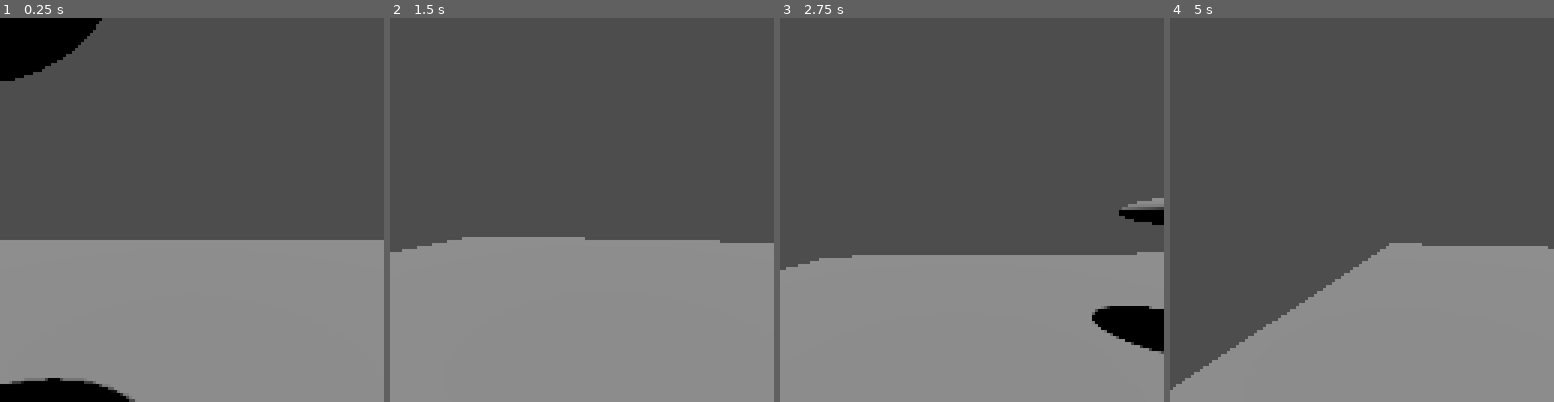
Above: before the commit, frames 1-4 (left to right).
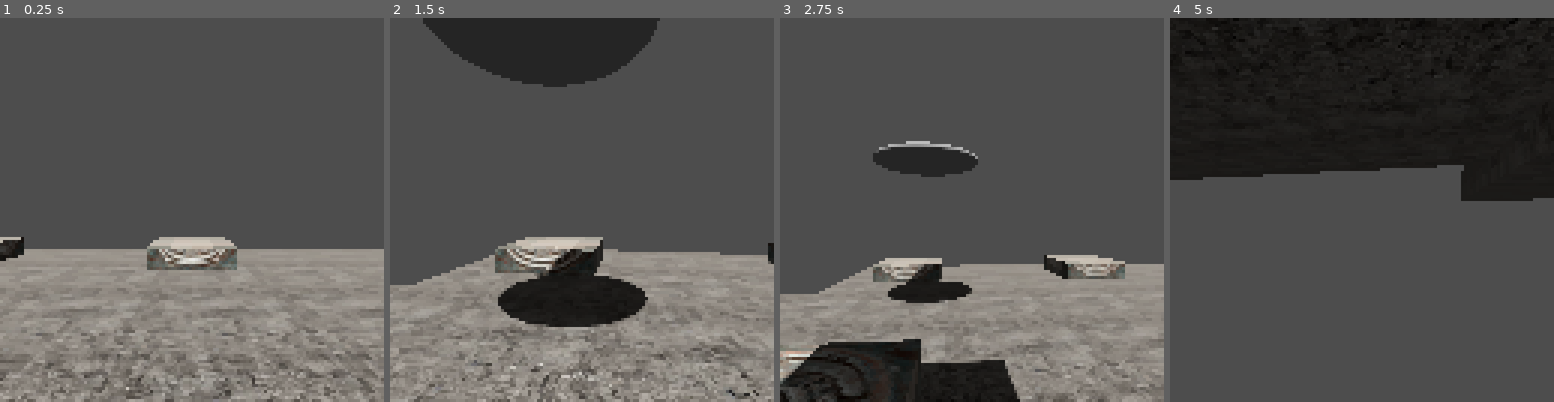
Above: after the commit, the same moments.

Repository: xorqu/potokk
Game: Godot game, scene res://levels/level1.tscn
Same seed, same stepped clock (60 frames per second), same inputs: the game is played once before the commit and once after it.
Inputs (mouse positions are in pixels of both pictures, inside the frame that each line leads up to):
- Up to frame 1 (0.25 s): no input
- Up to frame 2 (1.5 s): tap Enter at 0.5 s; move the mouse to (601, 210) at 0.52 s; hold A (a) 0.53-1.28 s; tap D (d) at 0.8, 1.35 s; move the mouse to (562, 210) at 1.27 s
- Up to frame 3 (2.75 s): tap S (s) at 1.55 s; tap Space (space) at 2 s; move the mouse to (979, 202) at 2.02 s; hold S (s) from 2.03 s (still down); tap W (w) at 2.3 s
- Up to frame 4 (5 s): move the mouse to (1358, 217) at 2.77 s; release S (s) at 2.78 s; tap W (w) at 2.85 s; tap A (a) at 3.05 s; tap Enter at 3.5 s; move the mouse to (1388, 213) at 3.52 s; hold A (a) 3.53-4.28 s; tap D (d) at 3.8, 4.35 s; move the mouse to (1331, 206) at 4.27 s; tap S (s) at 4.55 s

The runs differ from the first frame. In frame 1, 17% of the frame differs, in the area x 0-100%, y 0-100%; in frame 2, 25%; in frame 3, 21%; in frame 4, 72%.

Commit message:
some stuff

Diff:
--- /dev/null
+++ b/levels/level1.gd
@@ -0,0 +1,18 @@
+extends Node3D
+
+
+# Called when the node enters the scene tree for the first time.
+func _ready():
+	texture_filtering_fix()
+
+
+# Called every frame. 'delta' is the elapsed time since the previous frame.
+func _process(delta):
+	pass
+
+func texture_filtering_fix():
+	var mesh_instances = $level1.get_children()
+	for mesh_instance in mesh_instances:
+		for index in mesh_instance.mesh.get_surface_count():
+			var material = mesh_instance.mesh.surface_get_material(index)
+			material.texture_filter = BaseMaterial3D.TEXTURE_FILTER_NEAREST_WITH_MIPMAPS_ANISOTROPIC
--- a/levels/level1.tscn
+++ b/levels/level1.tscn
@@ -1,33 +1,30 @@
-[gd_scene load_steps=5 format=3 uid="uid://dxh4ccvgkqnyy"]
+[gd_scene load_steps=6 format=3 uid="uid://dxh4ccvgkqnyy"]
 
+[ext_resource type="Script" path="res://levels/level1.gd" id="1_gtqee"]
 [ext_resource type="PackedScene" uid="uid://dffgt2qm2t6q8" path="res://player/player.tscn" id="1_xou5w"]
-
-[sub_resource type="QuadMesh" id="QuadMesh_rhrxl"]
-size = Vector2(50, 50)
-orientation = 1
-
-[sub_resource type="ConcavePolygonShape3D" id="ConcavePolygonShape3D_53mrr"]
-data = PackedVector3Array(25, 0, 25, -25, 0, 25, 25, 0, -25, -25, 0, 25, -25, 0, -25, 25, 0, -25)
+[ext_resource type="PackedScene" uid="uid://bvdyed54dcgfl" path="res://levels/level_1.tscn" id="3_s3xtl"]
 
 [sub_resource type="SphereMesh" id="SphereMesh_qaegu"]
 radius = 2.48
 
+[sub_resource type="Environment" id="Environment_glk0n"]
+volumetric_fog_enabled = true
+
 [node name="Level1" type="Node3D"]
+script = ExtResource("1_gtqee")
 
 [node name="Player" parent="." instance=ExtResource("1_xou5w")]
-
-[node name="MeshInstance3D" type="MeshInstance3D" parent="."]
-mesh = SubResource("QuadMesh_rhrxl")
-
-[node name="StaticBody3D" type="StaticBody3D" parent="MeshInstance3D"]
-
-[node name="CollisionShape3D" type="CollisionShape3D" parent="MeshInstance3D/StaticBody3D"]
-shape = SubResource("ConcavePolygonShape3D_53mrr")
 
 [node name="DirectionalLight3D" type="DirectionalLight3D" parent="."]
 transform = Transform3D(1, 0, 0, 0, 0.423314, 0.905983, 0, -0.905983, 0.423314, 0, 1.58956, 0)
 shadow_enabled = true
 
 [node name="MeshInstance3D2" type="MeshInstance3D" parent="."]
-transform = Transform3D(1, 0, 0, 0, 1, 0, 0, 0, 1, -2.42892, 4.29929, 0)
+transform = Transform3D(1, 0, 0, 0, 1, 0, 0, 0, 1, -11.6647, 6.92843, -7.05635)
 mesh = SubResource("SphereMesh_qaegu")
+
+[node name="WorldEnvironment" type="WorldEnvironment" parent="."]
+environment = SubResource("Environment_glk0n")
+
+[node name="level1" parent="." instance=ExtResource("3_s3xtl")]
+transform = Transform3D(0.07, 0, 0, 0, 0.07, 0, 0, 0, 0.07, 0, 0, 0)
--- /dev/null
+++ b/levels/level_1.tscn
@@ -0,0 +1,109 @@
+[gd_scene load_steps=15 format=3 uid="uid://bvdyed54dcgfl"]
+
+[ext_resource type="PackedScene" uid="uid://ccqc7b8cqnbfs" path="res://levels/level1.obj" id="1_dqdcx"]
+
+[sub_resource type="ConcavePolygonShape3D" id="ConcavePolygonShape3D_k7ipj"]
+data = PackedVector3Array(-256, -32, 192, -256, -32, -272, -256, 0, 192, -256, 0, 192, -256, -32, -272, -256, 0, -272, -256, 0, 192, 192, 0, 192, -256, -32, 192, -256, -32, 192, 192, 0, 192, 192, -32, 192, -256, -32, 192, 192, -32, 192, -256, -32, -272, -256, -32, -272, 192, -32, 192, 192, -32, -272, -256, 0, -272, 192, 0, -272, -256, 0, 192, -256, 0, 192, 192, 0, -272, 192, 0, 192, -256, -32, -272, 192, -32, -272, -256, 0, -272, -256, 0, -272, 192, -32, -272, 192, 0, -272, 192, 0, 192, 192, 0, -272, 192, -32, 192, 192, -32, 192, 192, 0, -272, 192, -32, -272)
+
+[sub_resource type="ConcavePolygonShape3D" id="ConcavePolygonShape3D_xy7vw"]
+data = PackedVector3Array(256, 0, -80, 256, 0, -176, 256, 208, -80, 256, 208, -80, 256, 0, -176, 256, 208, -176, 256, 208, -80, 336, 208, -80, 256, 0, -80, 256, 0, -80, 336, 208, -80, 336, 0, -80, 256, 0, -80, 336, 0, -80, 256, 0, -176, 256, 0, -176, 336, 0, -80, 336, 0, -176, 256, 208, -176, 336, 208, -176, 256, 208, -80, 256, 208, -80, 336, 208, -176, 336, 208, -80, 256, 0, -176, 336, 0, -176, 256, 208, -176, 256, 208, -176, 336, 0, -176, 336, 208, -176, 336, 208, -80, 336, 208, -176, 336, 0, -80, 336, 0, -80, 336, 208, -176, 336, 0, -176)
+
+[sub_resource type="ConcavePolygonShape3D" id="ConcavePolygonShape3D_83g5f"]
+data = PackedVector3Array(-192, 0, 128, -192, 0, 80, -192, 240, 128, -192, 240, 128, -192, 0, 80, -192, 240, 80, -192, 240, 128, -128, 240, 128, -192, 0, 128, -192, 0, 128, -128, 240, 128, -128, 0, 128, -192, 0, 128, -128, 0, 128, -192, 0, 80, -192, 0, 80, -128, 0, 128, -128, 0, 80, -192, 240, 80, -128, 240, 80, -192, 240, 128, -192, 240, 128, -128, 240, 80, -128, 240, 128, -192, 0, 80, -128, 0, 80, -192, 240, 80, -192, 240, 80, -128, 0, 80, -128, 240, 80, -128, 240, 128, -128, 240, 80, -128, 0, 128, -128, 0, 128, -128, 240, 80, -128, 0, 80)
+
+[sub_resource type="ConcavePolygonShape3D" id="ConcavePolygonShape3D_0fb3d"]
+data = PackedVector3Array(192, -32, 192, 192, -32, -272, 192, 0, 192, 192, 0, 192, 192, -32, -272, 192, 0, -272, 192, 0, 192, 640, 0, 192, 192, -32, 192, 192, -32, 192, 640, 0, 192, 640, -32, 192, 192, -32, 192, 640, -32, 192, 192, -32, -272, 192, -32, -272, 640, -32, 192, 640, -32, -272, 192, 0, -272, 640, 0, -272, 192, 0, 192, 192, 0, 192, 640, 0, -272, 640, 0, 192, 192, -32, -272, 640, -32, -272, 192, 0, -272, 192, 0, -272, 640, -32, -272, 640, 0, -272, 640, 0, 192, 640, 0, -272, 640, -32, 192, 640, -32, 192, 640, 0, -272, 640, -32, -272)
+
+[sub_resource type="ConcavePolygonShape3D" id="ConcavePolygonShape3D_wxt85"]
+data = PackedVector3Array(-576, -16, 16, -576, -16, -144, -576, 0, 16, -576, 0, 16, -576, -16, -144, -576, 0, -144, -576, 0, 16, -256, 0, 16, -576, -16, 16, -576, -16, 16, -256, 0, 16, -256, -16, 16, -576, -16, 16, -256, -16, 16, -576, -16, -144, -576, -16, -144, -256, -16, 16, -256, -16, -144, -576, 0, -144, -256, 0, -144, -576, 0, 16, -576, 0, 16, -256, 0, -144, -256, 0, 16, -576, -16, -144, -256, -16, -144, -576, 0, -144, -576, 0, -144, -256, -16, -144, -256, 0, -144, -256, 0, 16, -256, 0, -144, -256, -16, 16, -256, -16, 16, -256, 0, -144, -256, -16, -144)
+
+[sub_resource type="ConcavePolygonShape3D" id="ConcavePolygonShape3D_uwewb"]
+data = PackedVector3Array(-576, 0, -80, -576, 0, -144, -576, 256, -80, -576, 256, -80, -576, 0, -144, -576, 256, -144, -576, 256, -80, -512, 256, -80, -576, 0, -80, -576, 0, -80, -512, 256, -80, -512, 0, -80, -576, 0, -80, -512, 0, -80, -576, 0, -144, -576, 0, -144, -512, 0, -80, -512, 0, -144, -576, 256, -144, -512, 256, -144, -576, 256, -80, -576, 256, -80, -512, 256, -144, -512, 256, -80, -576, 0, -144, -512, 0, -144, -576, 256, -144, -576, 256, -144, -512, 0, -144, -512, 256, -144, -512, 256, -80, -512, 256, -144, -512, 0, -80, -512, 0, -80, -512, 256, -144, -512, 0, -144)
+
+[sub_resource type="ConcavePolygonShape3D" id="ConcavePolygonShape3D_kvc1e"]
+data = PackedVector3Array(-224, 0, -176, -224, 0, -240, -224, 16, -176, -224, 16, -176, -224, 0, -240, -224, 16, -240, -224, 16, -176, -160, 16, -176, -224, 0, -176, -224, 0, -176, -160, 16, -176, -160, 0, -176, -224, 0, -176, -160, 0, -176, -224, 0, -240, -224, 0, -240, -160, 0, -176, -160, 0, -240, -224, 16, -240, -160, 16, -240, -224, 16, -176, -224, 16, -176, -160, 16, -240, -160, 16, -176, -224, 0, -240, -160, 0, -240, -224, 16, -240, -224, 16, -240, -160, 0, -240, -160, 16, -240, -160, 16, -176, -160, 16, -240, -160, 0, -176, -160, 0, -176, -160, 16, -240, -160, 0, -240)
+
+[sub_resource type="ConcavePolygonShape3D" id="ConcavePolygonShape3D_wpnrh"]
+data = PackedVector3Array(-224, 0, 48, -224, 0, -16, -224, 16, 48, -224, 16, 48, -224, 0, -16, -224, 16, -16, -224, 16, 48, -160, 16, 48, -224, 0, 48, -224, 0, 48, -160, 16, 48, -160, 0, 48, -224, 0, 48, -160, 0, 48, -224, 0, -16, -224, 0, -16, -160, 0, 48, -160, 0, -16, -224, 16, -16, -160, 16, -16, -224, 16, 48, -224, 16, 48, -160, 16, -16, -160, 16, 48, -224, 0, -16, -160, 0, -16, -224, 16, -16, -224, 16, -16, -160, 0, -16, -160, 16, -16, -160, 16, 48, -160, 16, -16, -160, 0, 48, -160, 0, 48, -160, 16, -16, -160, 0, -16)
+
+[sub_resource type="ConcavePolygonShape3D" id="ConcavePolygonShape3D_5fnir"]
+data = PackedVector3Array(-32, 0, -176, -32, 0, -240, -32, 16, -176, -32, 16, -176, -32, 0, -240, -32, 16, -240, -32, 16, -176, 32, 16, -176, -32, 0, -176, -32, 0, -176, 32, 16, -176, 32, 0, -176, -32, 0, -176, 32, 0, -176, -32, 0, -240, -32, 0, -240, 32, 0, -176, 32, 0, -240, -32, 16, -240, 32, 16, -240, -32, 16, -176, -32, 16, -176, 32, 16, -240, 32, 16, -176, -32, 0, -240, 32, 0, -240, -32, 16, -240, -32, 16, -240, 32, 0, -240, 32, 16, -240, 32, 16, -176, 32, 16, -240, 32, 0, -176, 32, 0, -176, 32, 16, -240, 32, 0, -240)
+
+[sub_resource type="ConcavePolygonShape3D" id="ConcavePolygonShape3D_vftue"]
+data = PackedVector3Array(496, 0, 592, 496, 0, -128, 496, 304, 592, 496, 304, 592, 496, 0, -128, 496, 304, -128, 496, 304, 592, 544, 304, 592, 496, 0, 592, 496, 0, 592, 544, 304, 592, 544, 0, 592, 496, 0, 592, 544, 0, 592, 496, 0, -128, 496, 0, -128, 544, 0, 592, 544, 0, -128, 496, 304, -128, 544, 304, -128, 496, 304, 592, 496, 304, 592, 544, 304, -128, 544, 304, 592, 496, 0, -128, 544, 0, -128, 496, 304, -128, 496, 304, -128, 544, 0, -128, 544, 304, -128, 544, 304, 592, 544, 304, -128, 544, 0, 592, 544, 0, 592, 544, 304, -128, 544, 0, -128)
+
+[sub_resource type="ConcavePolygonShape3D" id="ConcavePolygonShape3D_kmame"]
+data = PackedVector3Array(432, 0, 336, 432, 0, 256, 432, 16, 336, 432, 16, 336, 432, 0, 256, 432, 16, 256, 432, 16, 336, 496, 16, 336, 432, 0, 336, 432, 0, 336, 496, 16, 336, 496, 0, 336, 432, 0, 336, 496, 0, 336, 432, 0, 256, 432, 0, 256, 496, 0, 336, 496, 0, 256, 432, 16, 256, 496, 16, 256, 432, 16, 336, 432, 16, 336, 496, 16, 256, 496, 16, 336, 432, 0, 256, 496, 0, 256, 432, 16, 256, 432, 16, 256, 496, 0, 256, 496, 16, 256, 496, 16, 336, 496, 16, 256, 496, 0, 336, 496, 0, 336, 496, 16, 256, 496, 0, 256)
+
+[sub_resource type="ConcavePolygonShape3D" id="ConcavePolygonShape3D_qqcca"]
+data = PackedVector3Array(432, 48, 480, 432, 48, 400, 432, 64, 480, 432, 64, 480, 432, 48, 400, 432, 64, 400, 432, 64, 480, 496, 64, 480, 432, 48, 480, 432, 48, 480, 496, 64, 480, 496, 48, 480, 432, 48, 480, 496, 48, 480, 432, 48, 400, 432, 48, 400, 496, 48, 480, 496, 48, 400, 432, 64, 400, 496, 64, 400, 432, 64, 480, 432, 64, 480, 496, 64, 400, 496, 64, 480, 432, 48, 400, 496, 48, 400, 432, 64, 400, 432, 64, 400, 496, 48, 400, 496, 64, 400, 496, 64, 480, 496, 64, 400, 496, 48, 480, 496, 48, 480, 496, 64, 400, 496, 48, 400)
+
+[sub_resource type="ConcavePolygonShape3D" id="ConcavePolygonShape3D_xpwrd"]
+data = PackedVector3Array(432, 112, 592, 432, 112, 512, 432, 128, 592, 432, 128, 592, 432, 112, 512, 432, 128, 512, 432, 128, 592, 496, 128, 592, 432, 112, 592, 432, 112, 592, 496, 128, 592, 496, 112, 592, 432, 112, 592, 496, 112, 592, 432, 112, 512, 432, 112, 512, 496, 112, 592, 496, 112, 512, 432, 128, 512, 496, 128, 512, 432, 128, 592, 432, 128, 592, 496, 128, 512, 496, 128, 592, 432, 112, 512, 496, 112, 512, 432, 128, 512, 432, 128, 512, 496, 112, 512, 496, 128, 512, 496, 128, 592, 496, 128, 512, 496, 112, 592, 496, 112, 592, 496, 128, 512, 496, 112, 512)
+
+[node name="level1" instance=ExtResource("1_dqdcx")]
+
+[node name="StaticBody3D" type="StaticBody3D" parent="entity0_brush0" index="0"]
+
+[node name="CollisionShape3D" type="CollisionShape3D" parent="entity0_brush0/StaticBody3D" index="0"]
+shape = SubResource("ConcavePolygonShape3D_k7ipj")
+
+[node name="StaticBody3D" type="StaticBody3D" parent="entity0_brush1" index="0"]
+
+[node name="CollisionShape3D" type="CollisionShape3D" parent="entity0_brush1/StaticBody3D" index="0"]
+shape = SubResource("ConcavePolygonShape3D_xy7vw")
+
+[node name="StaticBody3D" type="StaticBody3D" parent="entity0_brush2" index="0"]
+
+[node name="CollisionShape3D" type="CollisionShape3D" parent="entity0_brush2/StaticBody3D" index="0"]
+shape = SubResource("ConcavePolygonShape3D_83g5f")
+
+[node name="StaticBody3D" type="StaticBody3D" parent="entity0_brush3" index="0"]
+
+[node name="CollisionShape3D" type="CollisionShape3D" parent="entity0_brush3/StaticBody3D" index="0"]
+shape = SubResource("ConcavePolygonShape3D_0fb3d")
+
+[node name="StaticBody3D" type="StaticBody3D" parent="entity0_brush4" index="0"]
+
+[node name="CollisionShape3D" type="CollisionShape3D" parent="entity0_brush4/StaticBody3D" index="0"]
+shape = SubResource("ConcavePolygonShape3D_wxt85")
+
+[node name="StaticBody3D" type="StaticBody3D" parent="entity0_brush5" index="0"]
+
+[node name="CollisionShape3D" type="CollisionShape3D" parent="entity0_brush5/StaticBody3D" index="0"]
+shape = SubResource("ConcavePolygonShape3D_uwewb")
+
+[node name="StaticBody3D" type="StaticBody3D" parent="entity0_brush6" index="0"]
+
+[node name="CollisionShape3D" type="CollisionShape3D" parent="entity0_brush6/StaticBody3D" index="0"]
+shape = SubResource("ConcavePolygonShape3D_kvc1e")
+
+[node name="StaticBody3D" type="StaticBody3D" parent="entity0_brush7" index="0"]
+
+[node name="CollisionShape3D" type="CollisionShape3D" parent="entity0_brush7/StaticBody3D" index="0"]
+shape = SubResource("ConcavePolygonShape3D_wpnrh")
+
+[node name="StaticBody3D" type="StaticBody3D" parent="entity0_brush8" index="0"]
+
+[node name="CollisionShape3D" type="CollisionShape3D" parent="entity0_brush8/StaticBody3D" index="0"]
+shape = SubResource("ConcavePolygonShape3D_5fnir")
+
+[node name="StaticBody3D" type="StaticBody3D" parent="entity0_brush9" index="0"]
+
+[node name="CollisionShape3D" type="CollisionShape3D" parent="entity0_brush9/StaticBody3D" index="0"]
+shape = SubResource("ConcavePolygonShape3D_vftue")
+
+[node name="StaticBody3D" type="StaticBody3D" parent="entity0_brush10" index="0"]
+
+[node name="CollisionShape3D" type="CollisionShape3D" parent="entity0_brush10/StaticBody3D" index="0"]
+shape = SubResource("ConcavePolygonShape3D_kmame")
+
+[node name="StaticBody3D" type="StaticBody3D" parent="entity0_brush11" index="0"]
+
+[node name="CollisionShape3D" type="CollisionShape3D" parent="entity0_brush11/StaticBody3D" index="0"]
+shape = SubResource("ConcavePolygonShape3D_qqcca")
+
+[node name="StaticBody3D" type="StaticBody3D" parent="entity0_brush12" index="0"]
+
+[node name="CollisionShape3D" type="CollisionShape3D" parent="entity0_brush12/StaticBody3D" index="0"]
+shape = SubResource("ConcavePolygonShape3D_xpwrd")
Not shown, added: levels/level1.map
Not shown, added: levels/level1.mtl
Not shown, added: levels/level1.obj
Not shown, added: levels/level1.obj.import
Binary file added: textures/bricks.png
Not shown, added: textures/bricks.png.import
Binary file added: textures/bricks2.png
Not shown, added: textures/bricks2.png.import
Binary file added: textures/bricks3.png
Not shown, added: textures/bricks3.png.import
Binary file added: textures/concrete.png
Not shown, added: textures/concrete.png.import
(and 46 more such lines)
